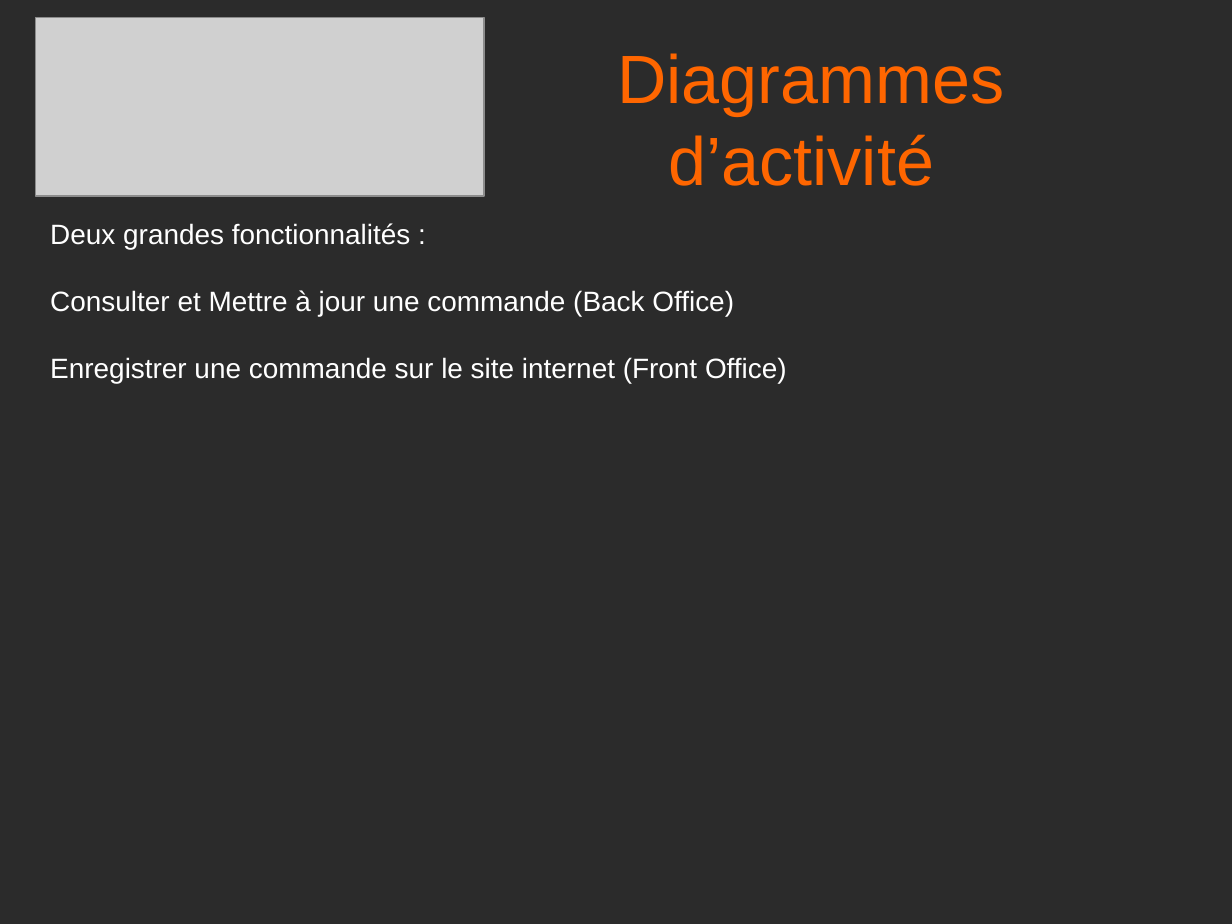
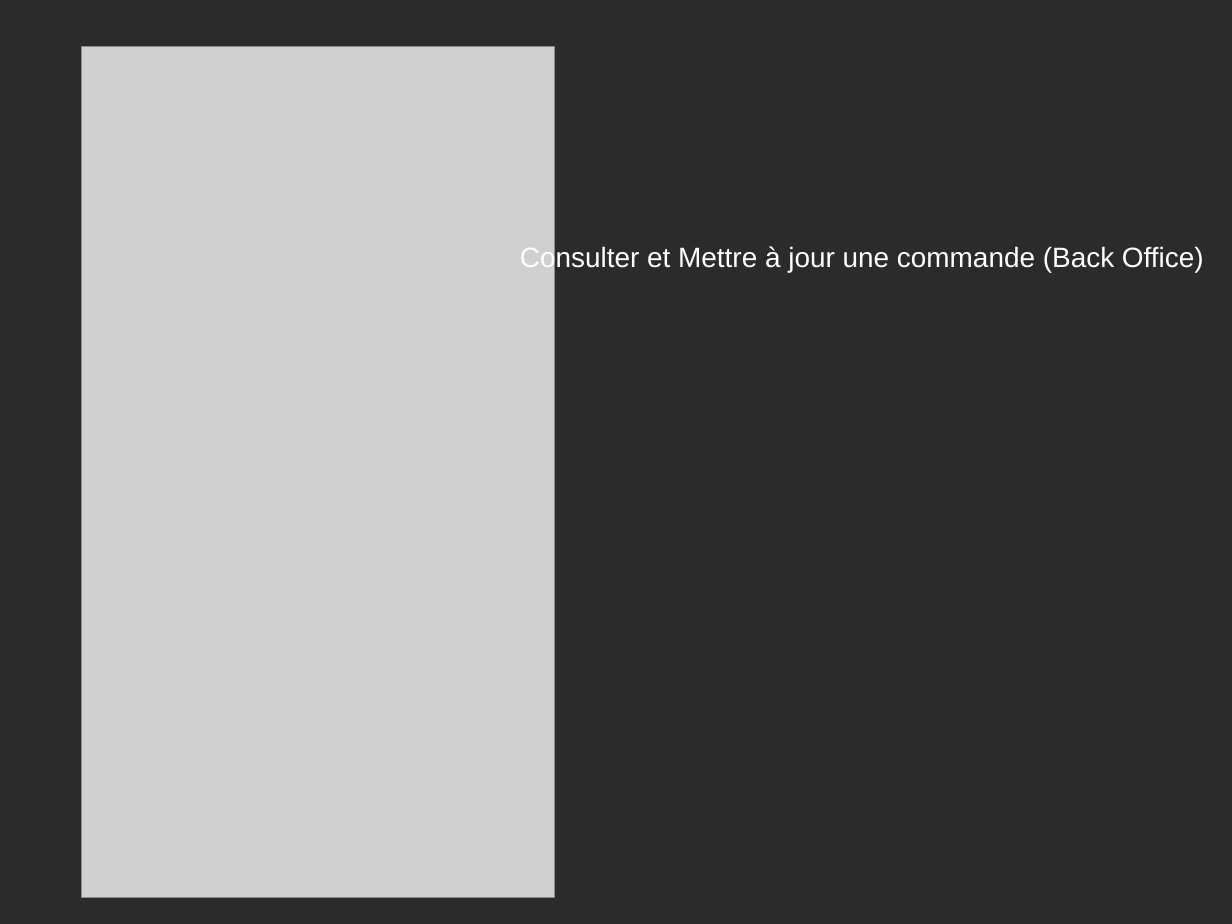
Before and after one commit to horlas/OC_Project4, a slide deck: slide 8 of presentationP4.odp (slide 9 before the commit). Drawn at 1232x924 pixels with LibreOffice and Linux fonts; fonts in the diff are those of the drawing; grey boxes stand for pictures; background and template pictures are left out; a plain dark background stands for a picture behind light text. Boxes give left, top, right and bottom in pixels: in the first picture for what was removed or moved away, otherwise in the second. Text is boxed around its words. In the diff, an @@ line names an element or a change of style, - is before the commit and + after.

```diff
--- a/presentationP4.odp
+++ b/presentationP4.odp
@@ picture: place and size @@
-picture at [36, 18, 485, 196]
+picture at [82, 47, 555, 898]
@@ text removed at [617, 53, 1004, 186] @@
-Diagrammes d’activité
@@ text "Consulter et Mettre à jour ...": place and size @@
-text "Consulter et Mettre à jour ..." at [50, 223, 787, 383]
+text "Consulter et Mettre à jour ..." at [520, 245, 1204, 272]
@@ text at [50, 223, 411, 249]: paragraph removed @@
-Deux grandes fonctionnalités :
@@ text at [50, 357, 787, 383]: paragraph removed @@
-Enregistrer une commande sur le site internet (Front Office)
```
Also in this commit, not shown: 3 other slides changed, 3 slides added, 2 slides removed.
